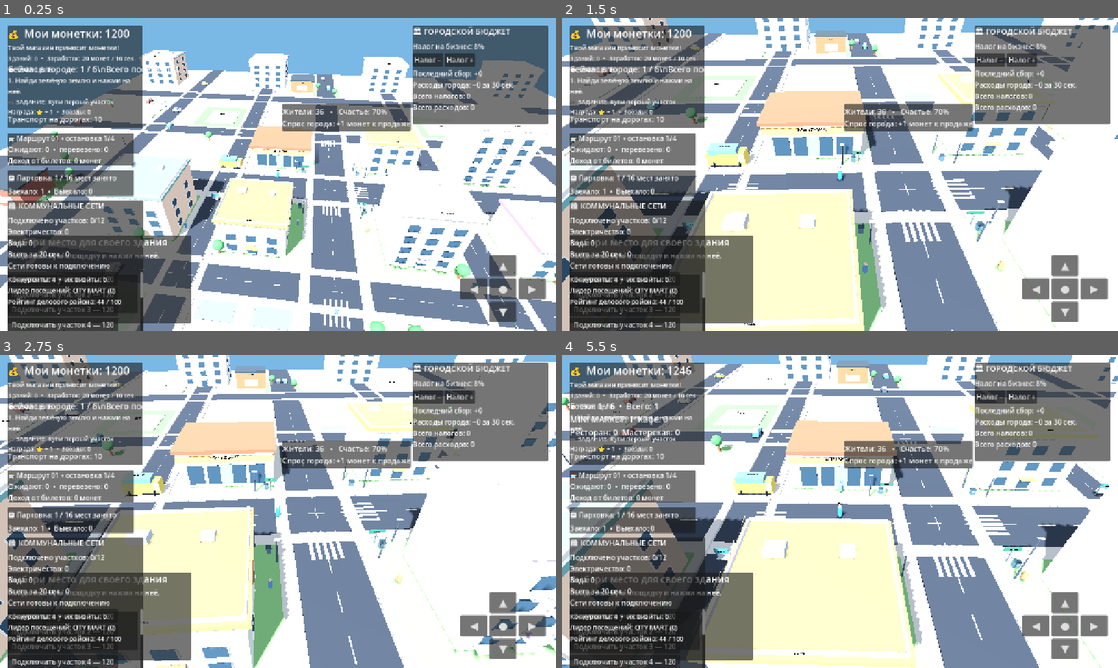
Above: before the commit, frames 1-4 (two rows, left to right).
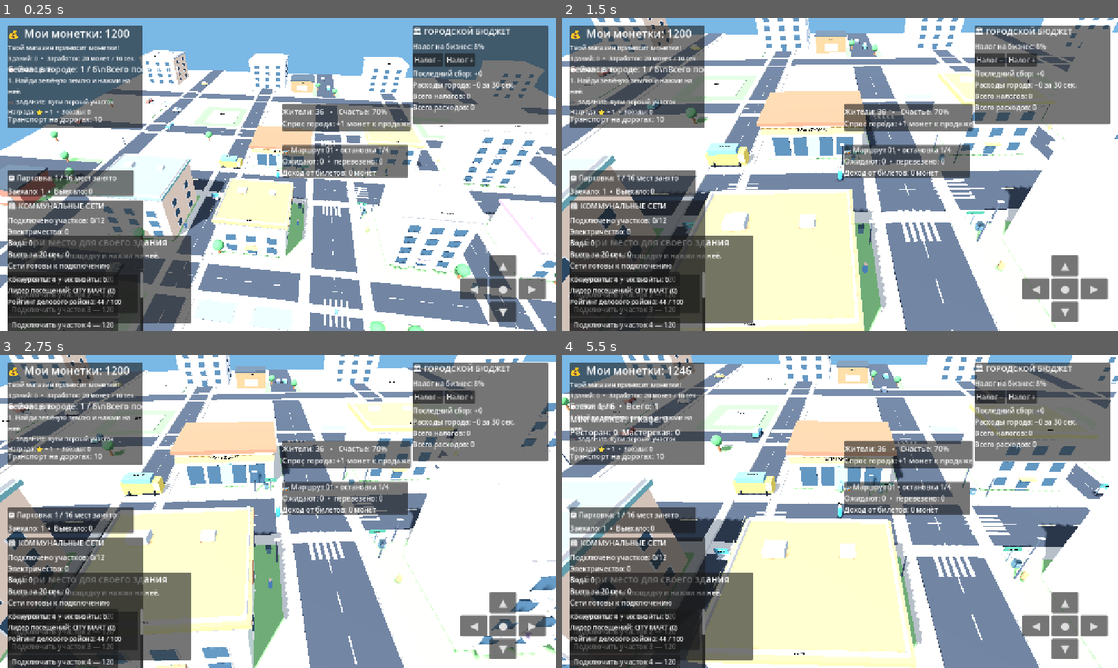
Above: after the commit, the same moments.

Repository: uchihabaha05-del/MINI-WORLD-TYCOON
Game: Godot game, scene res://scenes/Main.tscn
Two runs of this game, one before a commit and one after it. Both use one fixed random seed, a clock stepped at 60 frames per second and the inputs below.
Inputs (mouse positions are in pixels of both pictures, inside the frame that each line leads up to):
- Up to frame 1 (0.25 s): no input
- Up to frame 2 (1.5 s): move the mouse to (962, 158) at 0.52 s; hold D 0.53-1.28 s; click (962, 158) at 0.67 s; move the mouse to (728, 190) at 1.27 s; hold S from 1.28 s (still down)
- Up to frame 3 (2.75 s): move the mouse to (333, 442) at 2.02 s; release S at 2.03 s; hold D from 2.03 s (still down)
- Up to frame 4 (5.5 s): move the mouse to (812, 574) at 2.77 s; release D at 2.78 s; hold W 2.78-3.53 s; click (812, 574) at 2.92 s; move the mouse to (1006, 558) at 3.52 s; hold A 3.53-5.03 s; move the mouse to (673, 464) at 4.27 s; move the mouse to (867, 511) at 5.02 s; hold S from 5.03 s (still down); click (867, 511) at 5.17 s

The runs differ from the first frame. In frame 1, 4.6% of the frame differs, in the area x 1-74%, y 36-52%; in frame 2, 4.6%; in frame 3, 4.6%; in frame 4, 4.7%.

Commit message:
Improve mobile HUD layout and reduce overexposed city lighting

Diff:
--- a/scripts/public_transport.gd
+++ b/scripts/public_transport.gd
@@ -35,7 +35,7 @@
 	layer.layer = 3
 	add_child(layer)
 	var panel := PanelContainer.new()
-	panel.position = Vector2(18, 265)
+	panel.position = Vector2(650, 292)
 	panel.custom_minimum_size = Vector2(290, 66)
 	layer.add_child(panel)
 	status_label = Label.new()
